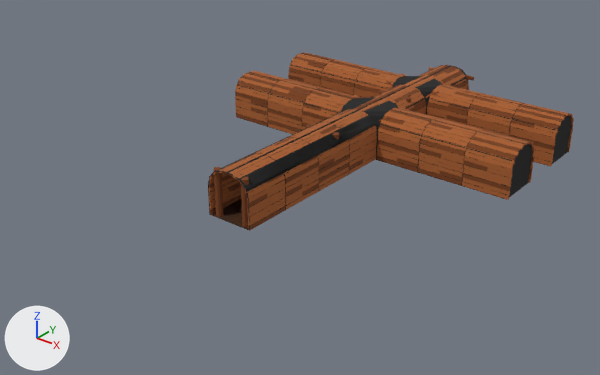
Before and after pictures for a commit that changed the FBX model joguinho legal/Assets/Objetos 3D/FaseTaverna/poraotaverna (1).fbx.
The view is the same before and after, from a camera (50 mm lens) standing at (18.8, -20.3, 13.4) and looking at (0.3, 2.7, -0.9). The axes (+X, +Y, +Z) are drawn at lower left. The lights are the same throughout. Where no turn or scale is listed for an object, it has been applied to the vertices.
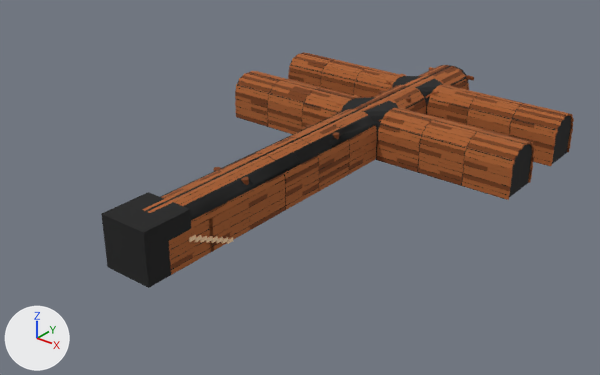
The change, as a list of edits to the scene's bpy script:
```text
Add mat_janela:
    mat_janela = principled_material('Janela')
    mat_janela.base_color = (0.974, 0.665, 0.397)  # beige #fcd5a9
    mat_janela.roughness = 1.0
Add me_cube_004:
    me_cube_004.from_pydata(...)  # 5528 vertices, 4560 faces; spans x -1.0..1.0, y -6.83..1.1, z -1.18..0.82
    # faces by material slot: [3648, 912]
    me_cube_004.materials.append(mat_material_002)  # brown #a85f2e
    me_cube_004.materials.append(mat_material_003)  # brown #783e17
Add me_cube_003:
    me_cube_003.from_pydata(...)  # 248 vertices, 200 faces; spans x -1.06..1.06, y -3.05..-1.01, z -0.99..0.0
    me_cube_003.materials.append(mat_janela)  # beige #fcd5a9
Add me_cube_005:
    me_cube_005.from_pydata(...)  # 72 vertices, 84 faces; spans x -1.0..1.0, y -3.03..1.01, z -1.0..0.99
    # faces by material slot: [80, 4]
    me_cube_005.materials.append(mat_material_001)  # black #1b1b1b
    me_cube_005.materials.append(mat_material_004)  # brown #401f00
Add me_cube_062:
    me_cube_062.from_pydata(...)  # a box spanning x -1.0..1.0, y -1.0..1.0, z -1.0..1.0
    me_cube_062.materials.append(mat_material_001)  # black #1b1b1b
Add ob_cube_010:
    ob_cube_010 = bpy.data.objects.new('Cube.010', me_cube_004)
    ob_cube_010.location = (0.0, -2.08, 0.19)
Add ob_cube_009:
    ob_cube_009 = bpy.data.objects.new('Cube.009', me_cube_003)
    ob_cube_009.location = (0.0, -0.91, 0.0)
Add ob_cube_011:
    ob_cube_011 = bpy.data.objects.new('Cube.011', me_cube_005)
    ob_cube_011.location = (0.0, -1.99, 0.0)
Add ob_cube_012:
    ob_cube_012 = bpy.data.objects.new('Cube.012', me_cube_062)
    ob_cube_012.location = (0.0, -4.81, 0.0)
```

Pixel boxes (x1, y1, x2, y2) of what changed, in the pictures (600 x 375 px):
'Cube.012', added (black)
    after: (101, 192, 192, 288)
'Cube.010', added (brown)
    after: (142, 171, 250, 275)
    faces in mat_material_002 (brown #a85f2e): (142, 171, 250, 275)
    faces in mat_material_003 (brown #783e17): (163, 171, 230, 269)
'Cube.011', added (black)
    after: (160, 171, 250, 257)
'Cube.009', added
    after: (189, 235, 233, 244)
